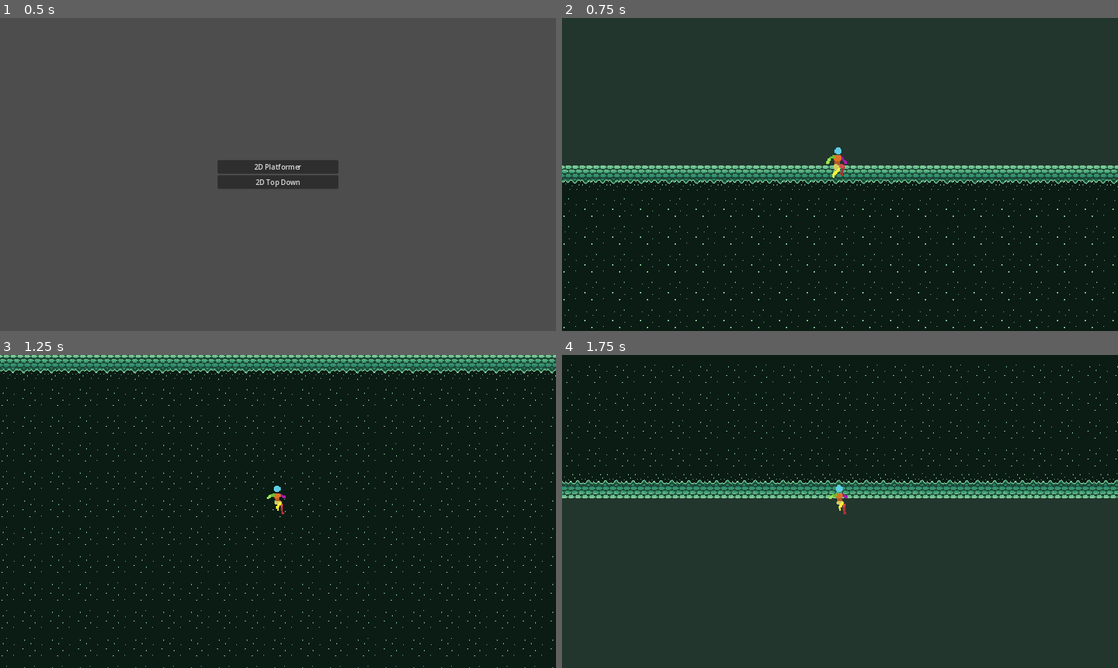
Above: before the commit, frames 1-4 (two rows, left to right).
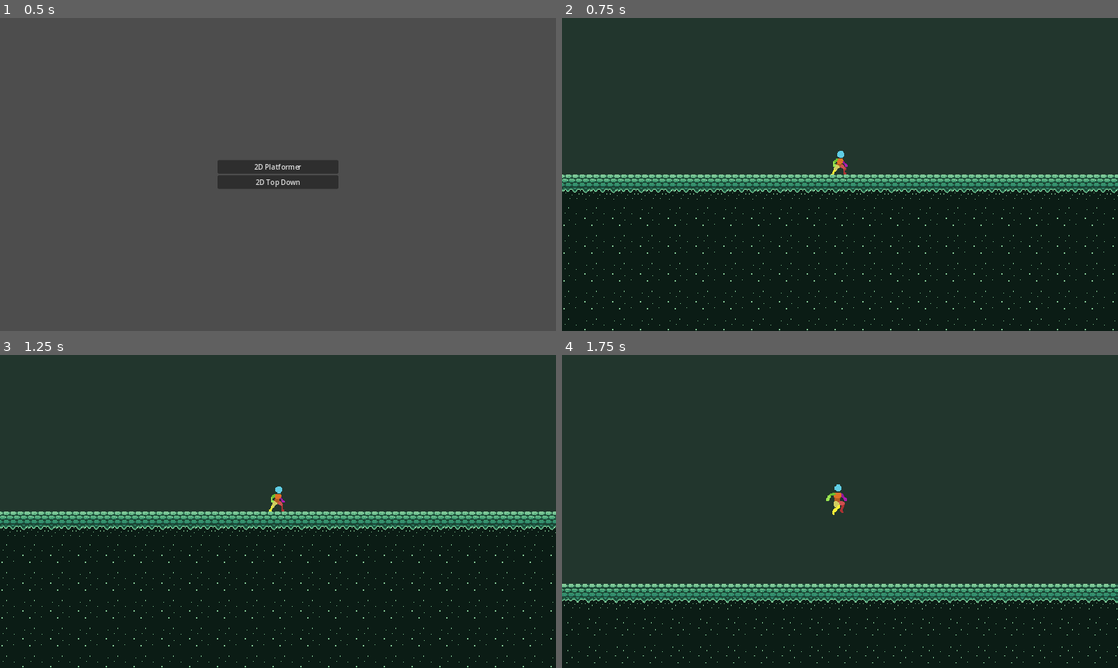
Above: after the commit, the same moments.

Repository: IkutiDev/CharacterControllers
Game: Godot game, scene res://main_menu.tscn
Same seed, same stepped clock (60 frames per second), same inputs: the game is played once before the commit and once after it.
Inputs:
- Up to frame 1 (0.5 s): no input
- Up to frame 2 (0.75 s): click "2D Platformer" at 0.5 s
- Up to frame 3 (1.25 s): no input
- Up to frame 4 (1.75 s): hold D (move_right) from 1.28 s (still down); tap Space (jump) at 1.52 s

Frame 1 is identical in both runs. In frame 2, 7.7% of the frame differs, in the area x 0-100%, y 41-100%; in frame 3, 54%; in frame 4, 70%, in the area x 0-100%, y 0-100%.

Commit message:
Repainted colliders to the tilemap

Diff:
--- a/platformer_world/basic_tile_set.tres
+++ b/platformer_world/basic_tile_set.tres
@@ -52,42 +52,55 @@
 0:0/0 = 0
 0:0/0/physics_layer_0/linear_velocity = Vector2(0, 0)
 0:0/0/physics_layer_0/angular_velocity = 0.0
+0:0/0/physics_layer_0/polygon_0/points = PackedVector2Array(-16, -16, 16, -16, 16, 16, -16, 16)
 1:0/0 = 0
 1:0/0/physics_layer_0/linear_velocity = Vector2(0, 0)
 1:0/0/physics_layer_0/angular_velocity = 0.0
+1:0/0/physics_layer_0/polygon_0/points = PackedVector2Array(-16, -16, 16, -16, 16, 16, -16, 16)
 0:1/0 = 0
 0:1/0/physics_layer_0/linear_velocity = Vector2(0, 0)
 0:1/0/physics_layer_0/angular_velocity = 0.0
+0:1/0/physics_layer_0/polygon_0/points = PackedVector2Array(-16, -16, 16, -16, 16, 16, -16, 16)
 1:1/0 = 0
 1:1/0/physics_layer_0/linear_velocity = Vector2(0, 0)
 1:1/0/physics_layer_0/angular_velocity = 0.0
+1:1/0/physics_layer_0/polygon_0/points = PackedVector2Array(-16, -16, 16, -16, 16, 16, -16, 16)
 0:2/0 = 0
 0:2/0/physics_layer_0/linear_velocity = Vector2(0, 0)
 0:2/0/physics_layer_0/angular_velocity = 0.0
+0:2/0/physics_layer_0/polygon_0/points = PackedVector2Array(-16, -16, 16, -16, 16, 16, -16, 16)
 1:2/0 = 0
 1:2/0/physics_layer_0/linear_velocity = Vector2(0, 0)
 1:2/0/physics_layer_0/angular_velocity = 0.0
+1:2/0/physics_layer_0/polygon_0/points = PackedVector2Array(-16, -16, 16, -16, 16, 16, -16, 16)
 2:2/0 = 0
 2:2/0/physics_layer_0/linear_velocity = Vector2(0, 0)
 2:2/0/physics_layer_0/angular_velocity = 0.0
+2:2/0/physics_layer_0/polygon_0/points = PackedVector2Array(-16, -16, 16, -16, 16, 16, -16, 16)
 0:3/0 = 0
 0:3/0/physics_layer_0/linear_velocity = Vector2(0, 0)
 0:3/0/physics_layer_0/angular_velocity = 0.0
+0:3/0/physics_layer_0/polygon_0/points = PackedVector2Array(-16, -16, 16, -16, 16, 16, -16, 16)
 1:3/0 = 0
 1:3/0/physics_layer_0/linear_velocity = Vector2(0, 0)
 1:3/0/physics_layer_0/angular_velocity = 0.0
+1:3/0/physics_layer_0/polygon_0/points = PackedVector2Array(-16, -16, 16, -16, 16, 16, -16, 16)
 2:3/0 = 0
 2:3/0/physics_layer_0/linear_velocity = Vector2(0, 0)
 2:3/0/physics_layer_0/angular_velocity = 0.0
+2:3/0/physics_layer_0/polygon_0/points = PackedVector2Array(-16, -16, 16, -16, 16, 16, -16, 16)
 0:4/0 = 0
 0:4/0/physics_layer_0/linear_velocity = Vector2(0, 0)
 0:4/0/physics_layer_0/angular_velocity = 0.0
+0:4/0/physics_layer_0/polygon_0/points = PackedVector2Array(-16, -16, 16, -16, 16, 16, -16, 16)
 1:4/0 = 0
 1:4/0/physics_layer_0/linear_velocity = Vector2(0, 0)
 1:4/0/physics_layer_0/angular_velocity = 0.0
+1:4/0/physics_layer_0/polygon_0/points = PackedVector2Array(-16, -16, 16, -16, 16, 16, -16, 16)
 2:4/0 = 0
 2:4/0/physics_layer_0/linear_velocity = Vector2(0, 0)
 2:4/0/physics_layer_0/angular_velocity = 0.0
+2:4/0/physics_layer_0/polygon_0/points = PackedVector2Array(-16, -16, 16, -16, 16, 16, -16, 16)
 
 [resource]
 tile_size = Vector2i(32, 32)
